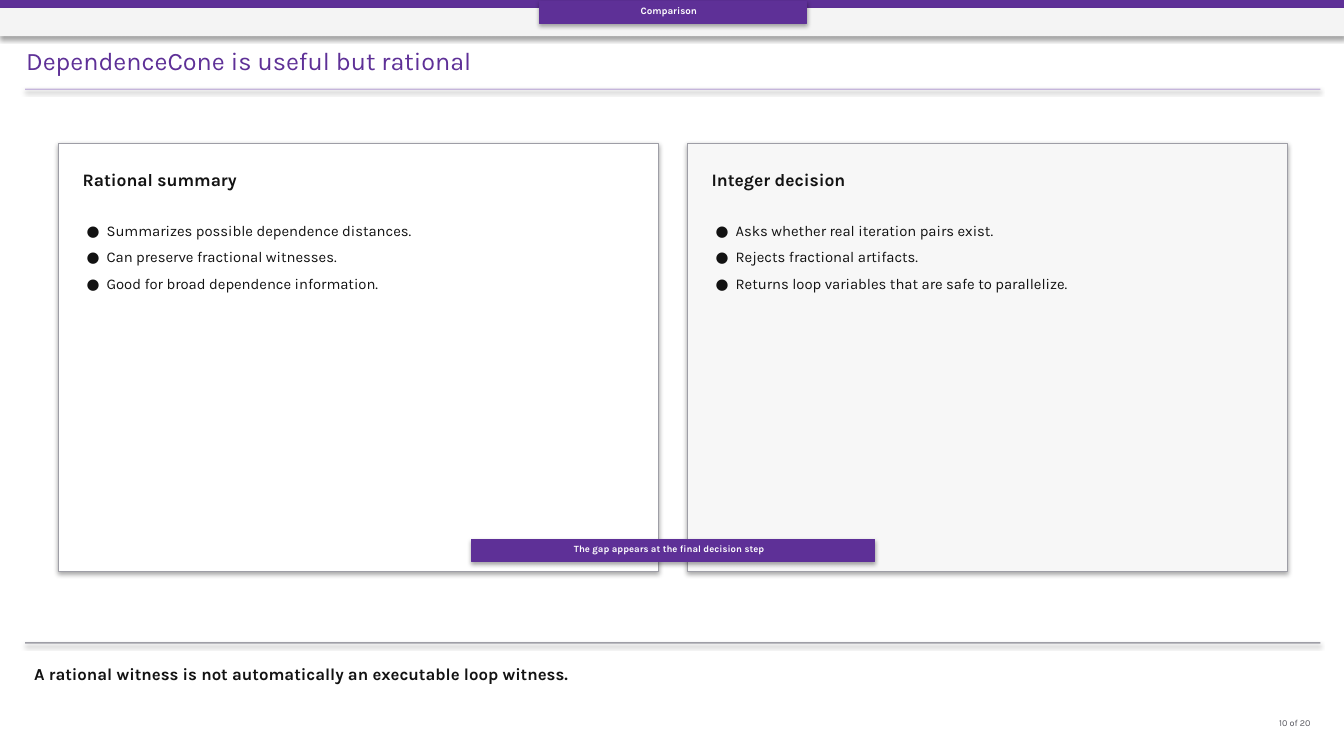
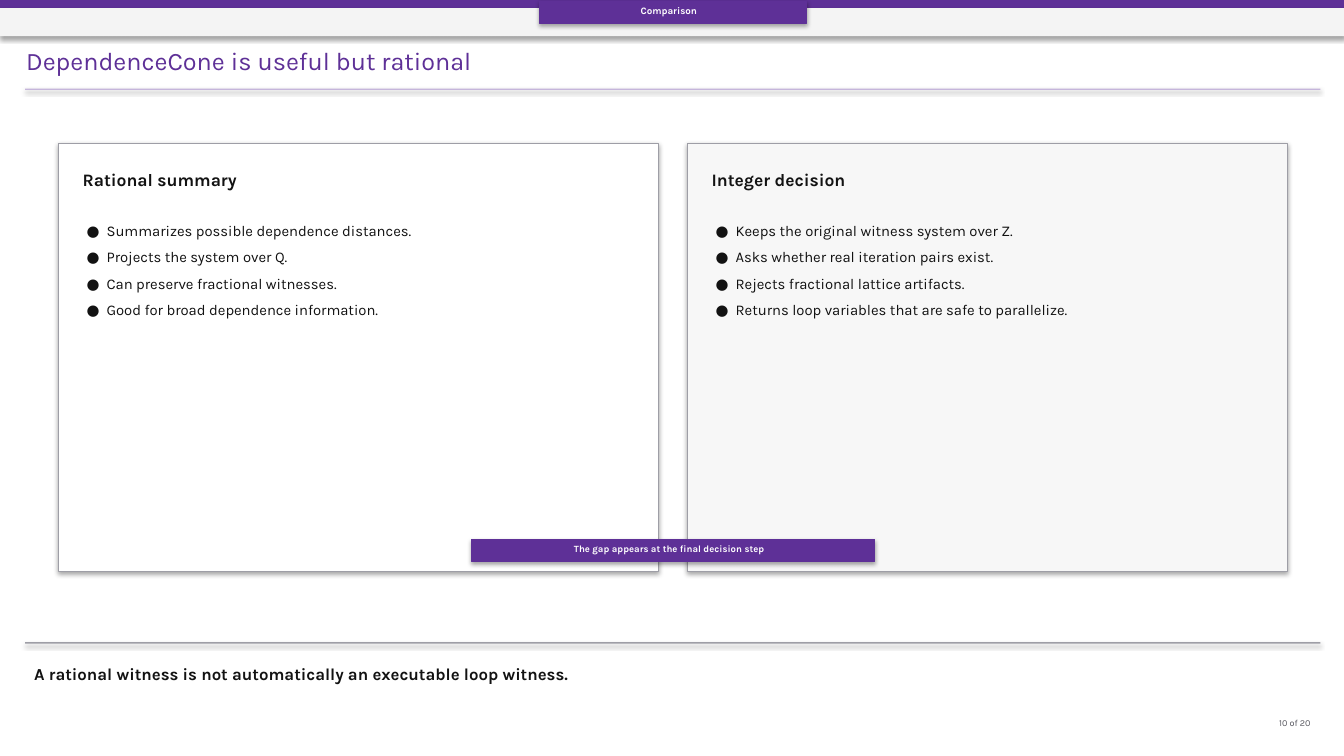
Before and after one commit to Hardik-S/april-peer-presentation, a slide deck: slide 10 of deck/April_peer_presentation.pptx. Drawn at 1344x756 pixels with LibreOffice and Linux fonts; fonts in the diff are those of the drawing. Boxes give left, top, right and bottom in pixels: in the first picture for what was removed or moved away, otherwise in the second. Text is boxed around its words. In the diff, an @@ line names an element or a change of style, - is before the commit and + after.

```diff
--- a/deck/April_peer_presentation.pptx
+++ b/deck/April_peer_presentation.pptx
@@ text at [736, 226, 1012, 240]: paragraph added @@
+● Keeps the original witness system over Z.
@@ text at [107, 252, 287, 266]: paragraph added @@
+● Projects the system over Q.
@@ text at [736, 278, 964, 293]: text changed @@
-● Rejects fractional artifacts.
+● Rejects fractional lattice artifacts.
```
Also in this commit, not shown: 12 other slides changed, 18 other files.
